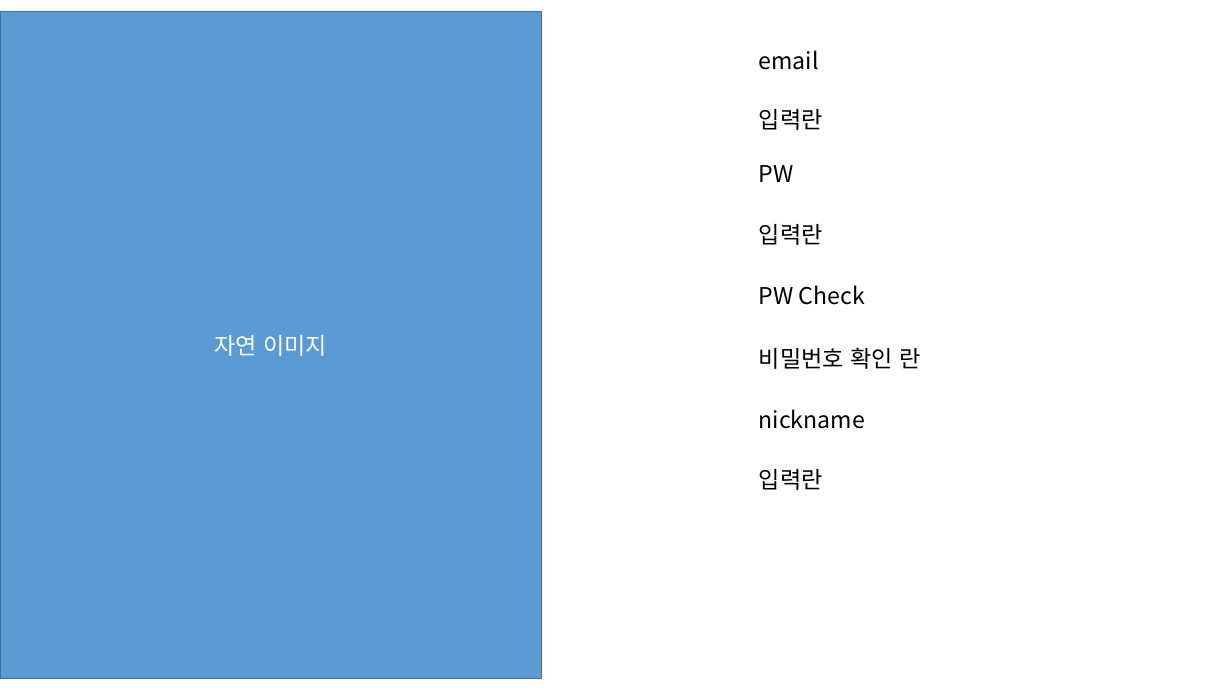
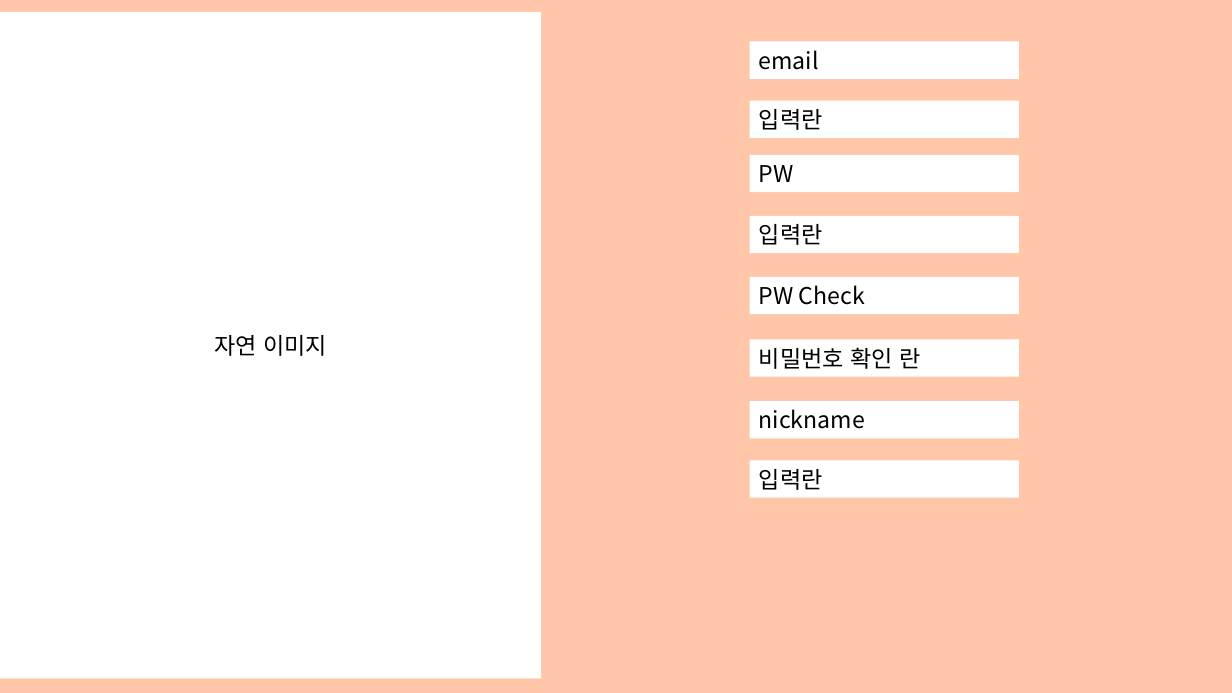
Before and after one commit to lectykim/sreview, a slide deck: slide 8 of hi/view powerpoint.pptx. Drawn at 1232x693 pixels with LibreOffice and Linux fonts; fonts in the diff are those of the drawing. Boxes give left, top, right and bottom in pixels: in the first picture for what was removed or moved away, otherwise in the second. Text is boxed around its words. In the diff, an @@ line names an element or a change of style, - is before the commit and + after.

Commit message:
change color

```diff
--- a/hi/view powerpoint.pptx
+++ b/hi/view powerpoint.pptx
@@ rectangle "자연 이미지" at [0, 12, 542, 678]: text colour #FFFFFF to #000000; fill #5B9BD5 to #FFFFFF; outline #43739E 1 pt to none @@
@@ rectangle added at [0, 0, 1232, 693], fill #FFC6AA @@
@@ 8 rectangles: place and size @@
-8 rectangles at [759, 50, 920, 490]
+8 rectangles at [750, 42, 1019, 497]
@@ fill none to #FFFFFF in 8 elements at [750, 155, 1019, 192], [750, 216, 1019, 253], [750, 277, 1019, 314], [750, 339, 1019, 376], [750, 42, 1019, 79], [750, 101, 1019, 138], [750, 401, 1019, 438], [750, 460, 1019, 497] @@
```
Also in this commit, not shown: 15 other slides changed.
